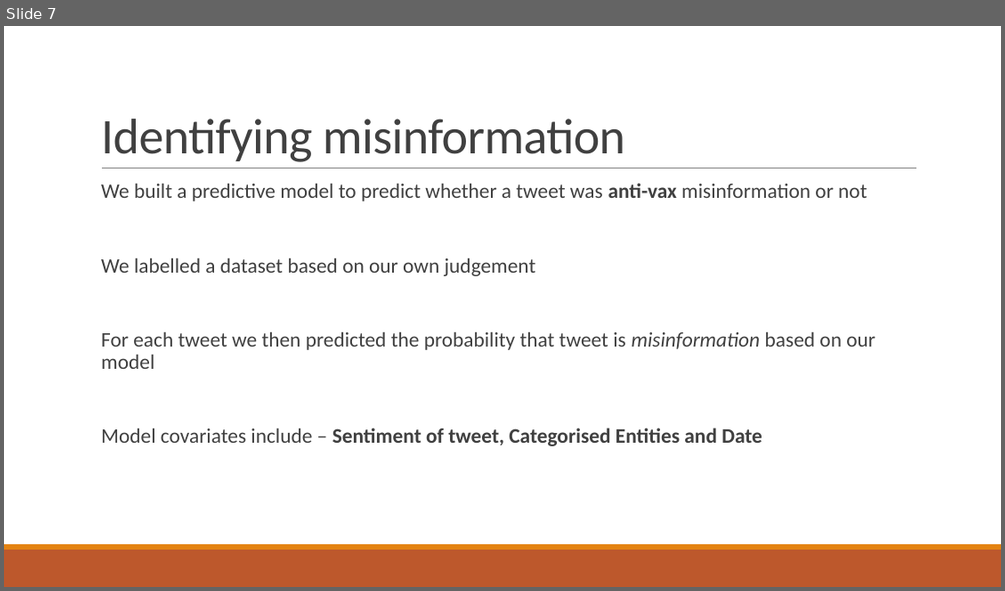
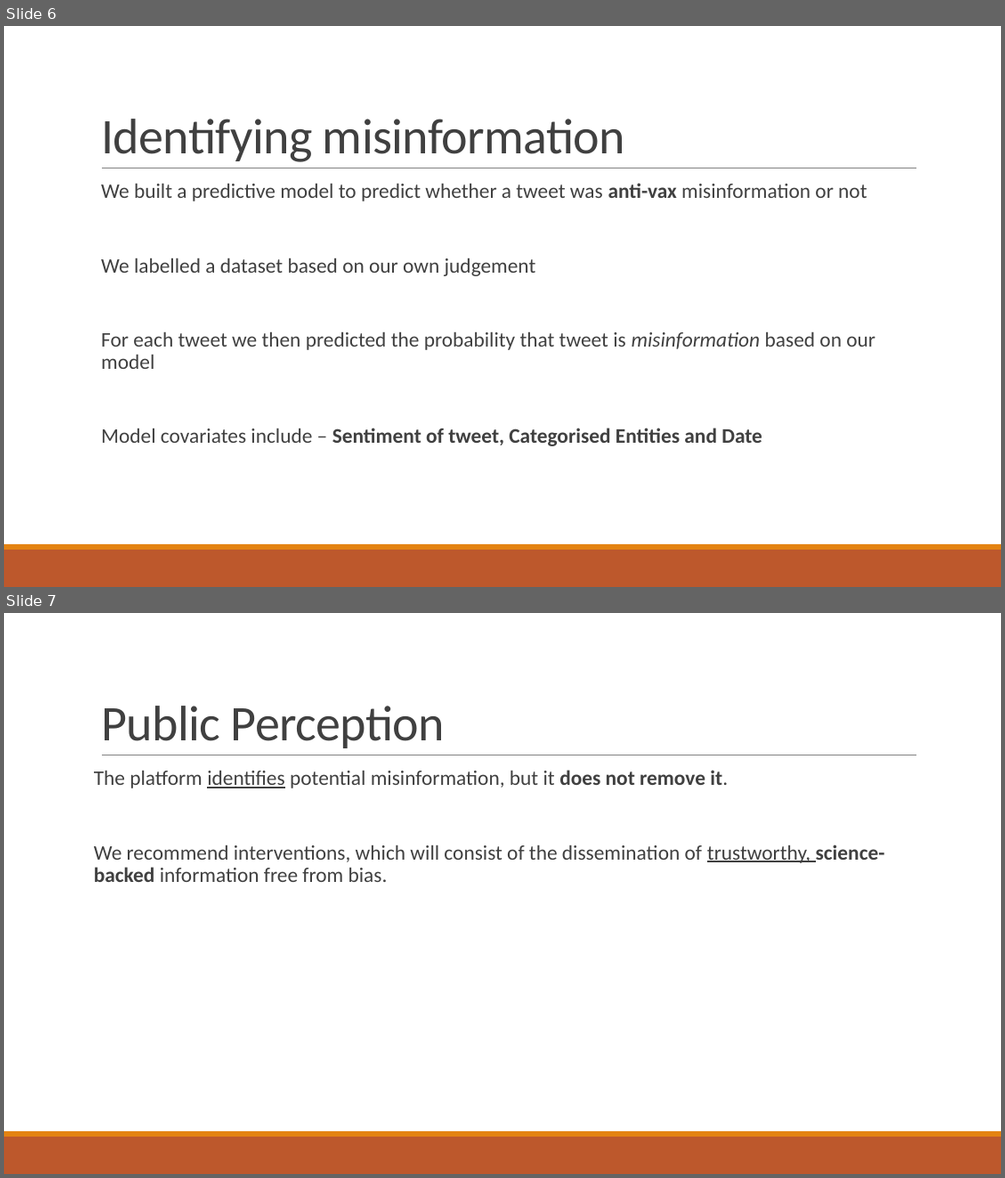
Before and after one commit to WellcomeIdeathon2023/The_Social_Scientists, a slide deck: Powerpoint presentation.pptx. Shown one above the other, each under a label of ours: slide 7 before the commit, slides 6 and 7 after it. The pictures are 1005x591 and 1005x1178 pixels, drawn with LibreOffice and Linux fonts; fonts in the diff are those of the drawing. Boxes give left, top, right and bottom in pixels: in the first picture for what was removed or moved away, otherwise in the second. Text is boxed around its words. In the diff, an @@ line names an element or a change of style, - is before the commit and + after.

```diff
--- a/Powerpoint presentation.pptx
+++ b/Powerpoint presentation.pptx
@@ slide 7 added at [4,613,1001,1174], background #FFFFFF; not listed: 3 template elements that a slide beside it also shows @@
@@ title added at [101,706,445,748], 48 pt, text #404040 @@
+Public Perception
@@ text added at [94,770,885,882], 20 pt, text #404040 @@
+The platform identifies potential misinformation, but it does not remove it.
+We recommend interventions, which will consist of the dissemination of trustworthy, science-backed information free from bias.
@@ what was slide 7 is now slide 6 @@
```
Also in this commit, not shown: 3 other slides added, 3 slides removed, 3 other files.
